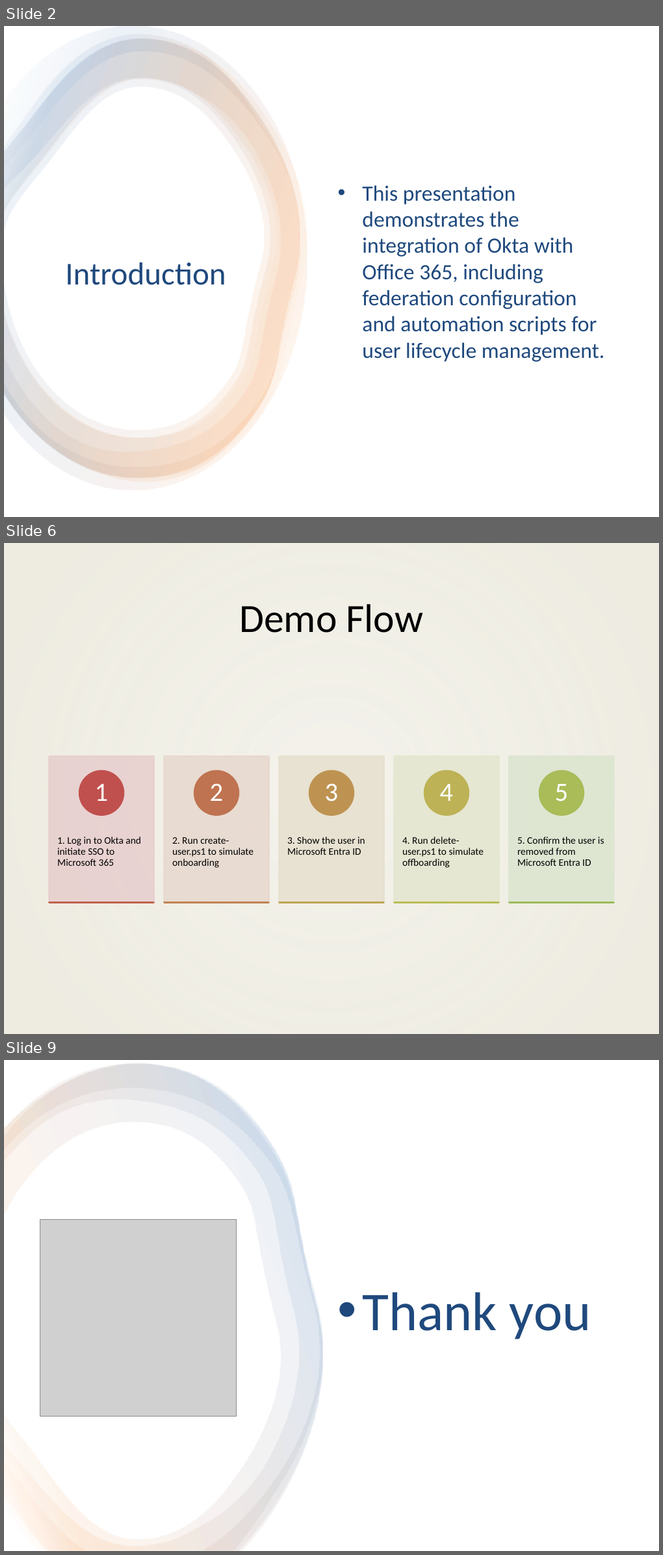
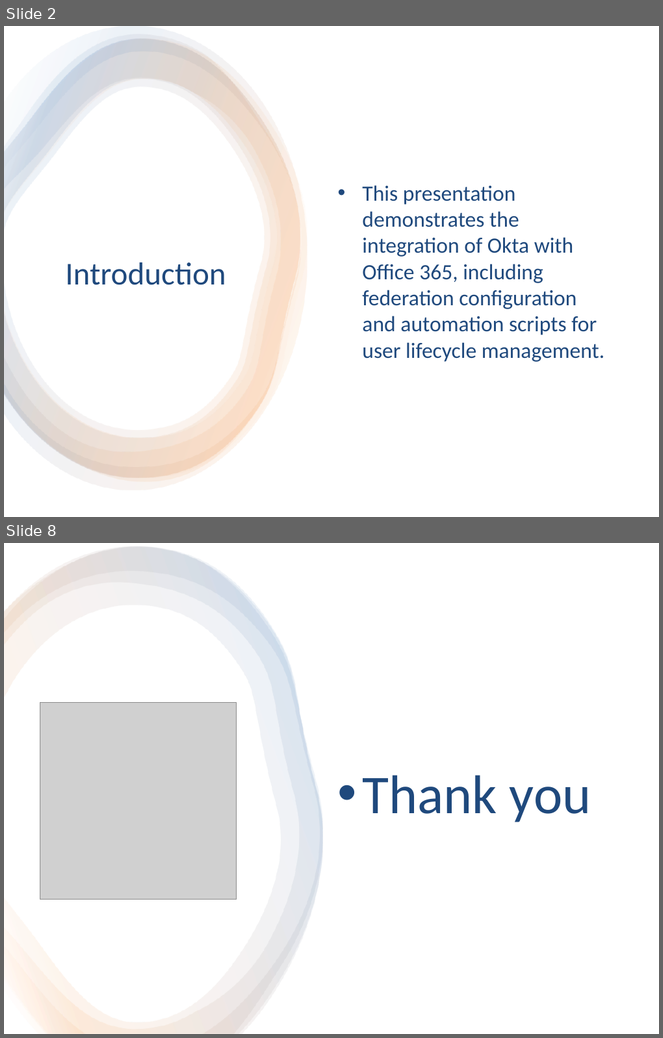
Before and after one commit to pruthvirajDarapu/okta-fedaration-task, a slide deck: Okta_and_Office_365_Federation_Demo.pptx. Shown one above the other, each under a label of ours: slides 2, 6 and 9 before the commit, slides 2 and 8 after it; the slides between them are not shown. The pictures are 663x1555 and 663x1038 pixels, drawn with LibreOffice and Linux fonts; fonts in the diff are those of the drawing; grey boxes stand for pictures; background and template pictures are left out. Boxes give left, top, right and bottom in pixels: in the first picture for what was removed or moved away, otherwise in the second. Text is boxed around its words. In the diff, an @@ line names an element or a change of style, - is before the commit and + after.

```diff
--- a/Okta_and_Office_365_Federation_Demo.pptx
+++ b/Okta_and_Office_365_Federation_Demo.pptx
@@ slide 6 removed at <box>4,543,659,1034</box>, background picture (left out) @@
@@ rectangle removed at <box>4,543,659,1034</box> @@
@@ title removed at <box>239,604,423,633</box> @@
-Demo Flow
@@ group removed at <box>50,757,614,902</box>: 10 rectangles, 10 texts, 5 ellipses @@
-1. Log in to Okta and initiate SSO to Microsoft 365
-1
-2. Run create-user.ps1 to simulate onboarding
-2
-3. Show the user in Microsoft Entra ID
-3
-4. Run delete-user.ps1 to simulate offboarding
-4
-5. Confirm the user is removed from Microsoft Entra ID
-5
@@ what was slide 9 is now slide 8 @@
```
Also in this commit, not shown: 2 slides changed, 4 slides added, 4 other slides removed, 3 other files.
